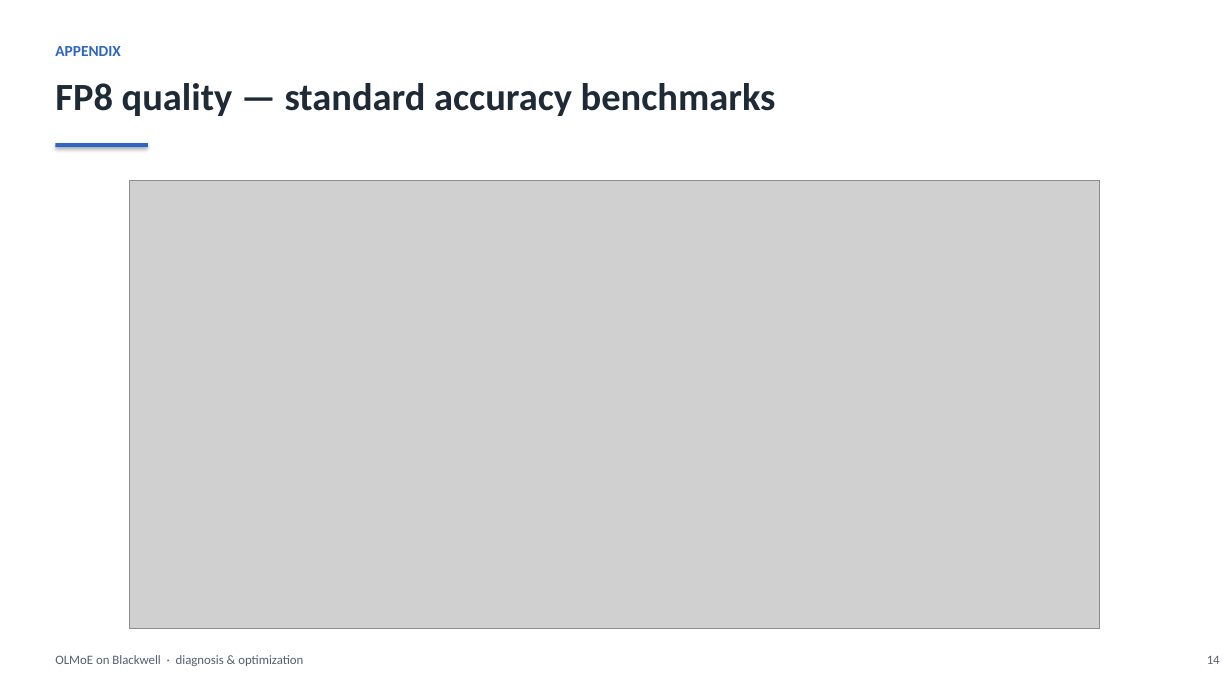
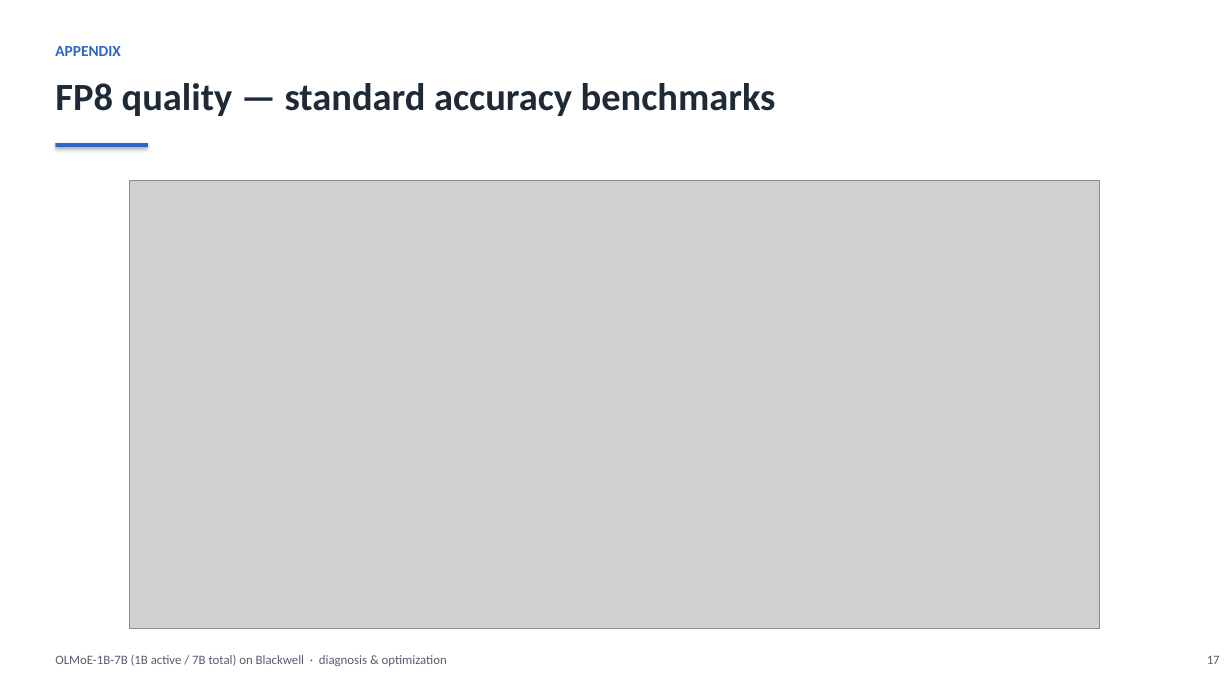
Before and after one commit to harishvs/moe-inference-optimize, a slide deck: slide 17 of talk/deck.pptx (slide 14 before the commit). Drawn at 1232x693 pixels with LibreOffice and Linux fonts; fonts in the diff are those of the drawing; grey boxes stand for pictures. Boxes give left, top, right and bottom in pixels: in the first picture for what was removed or moved away, otherwise in the second. Text is boxed around its words. In the diff, an @@ line names an element or a change of style, - is before the commit and + after.

```diff
--- a/talk/deck.pptx
+++ b/talk/deck.pptx
@@ text at [55, 655, 447, 666]: text changed @@
-OLMoE on Blackwell · diagnosis & optimization
+OLMoE-1B-7B (1B active / 7B total) on Blackwell · diagnosis & optimization
@@ text at [1207, 656, 1220, 664]: text changed @@
-14
+17
```
Also in this commit, not shown: 12 other slides changed, 4 slides added, 1 slide removed, 5 other files.
